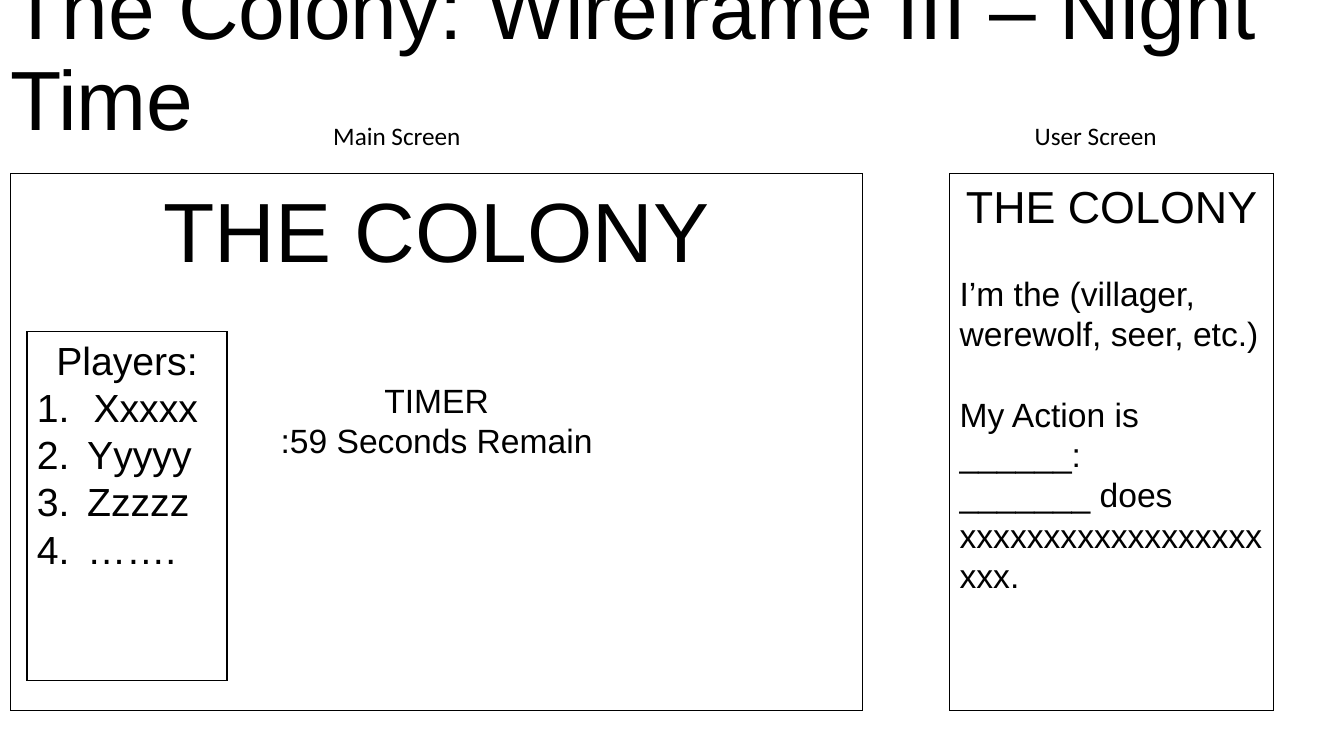
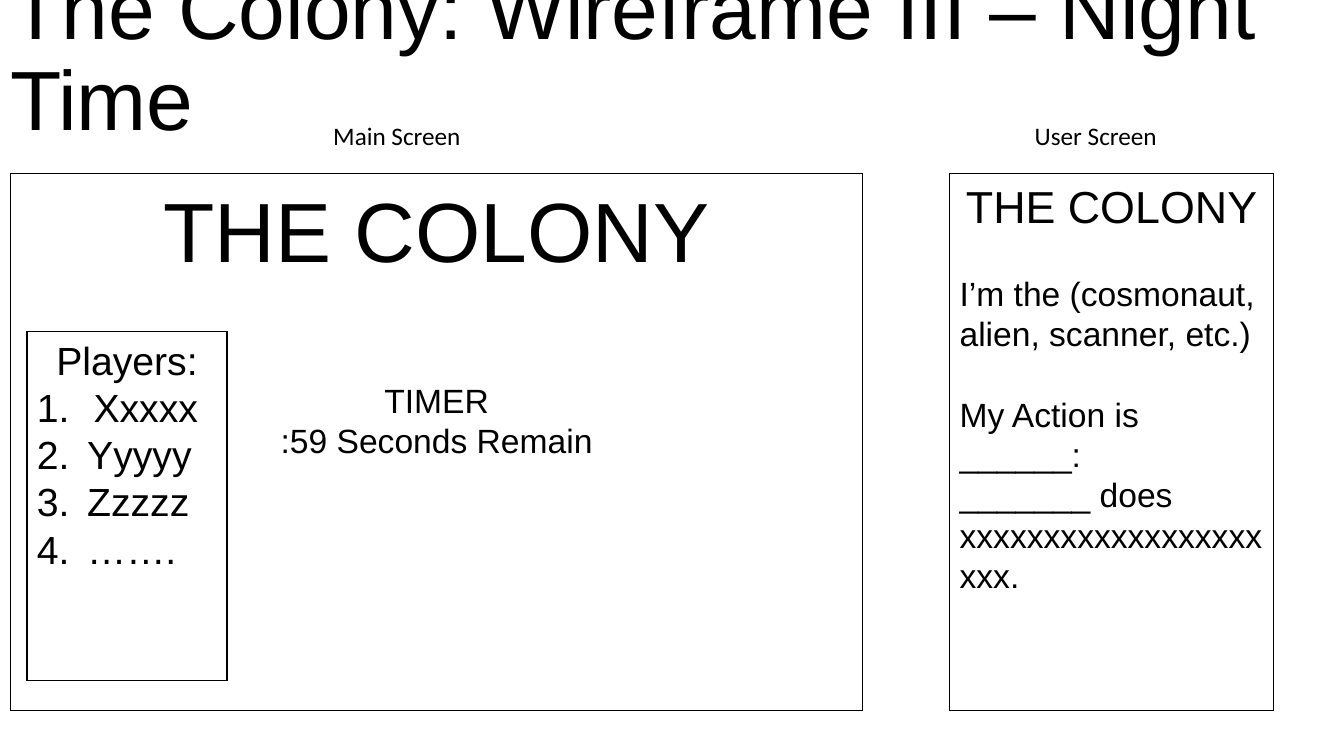
Before and after one commit to tombene/monsters, a slide deck: slide 8 of Monster.pptx. Drawn at 1344x756 pixels with LibreOffice and Linux fonts; fonts in the diff are those of the drawing; background and template pictures are left out. Boxes give left, top, right and bottom in pixels: in the first picture for what was removed or moved away, otherwise in the second. Text is boxed around its words. In the diff, an @@ line names an element or a change of style, - is before the commit and + after.

```diff
--- a/Monster.pptx
+++ b/Monster.pptx
@@ text in rectangle at (960, 281, 1255, 353): text changed @@
-I’m the (villager, werewolf, seer, etc.)
+I’m the (cosmonaut, alien, scanner, etc.)
```
Also in this commit, not shown: 3 other slides changed, 2 other files.
